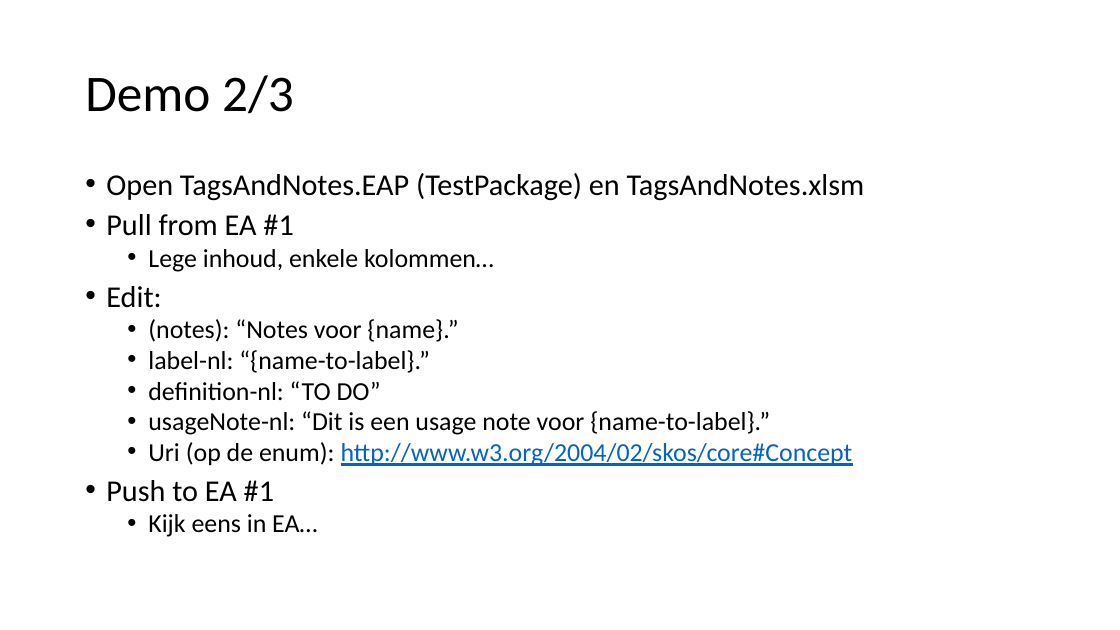
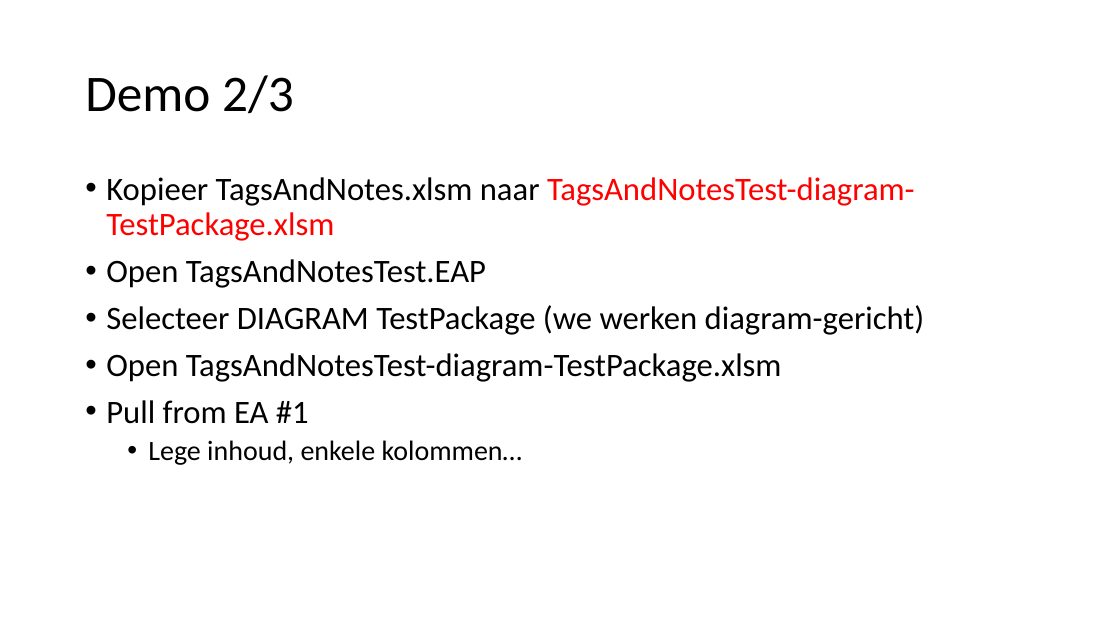
Before and after one commit to Informatievlaanderen/OSLO-allerleiTooltjes, a slide deck: slide 6 of EA-Excel/TagsAndNotes/pptx/TagsAndNotes.pptx. Drawn at 1120x630 pixels with LibreOffice and Linux fonts; fonts in the diff are those of the drawing. Boxes give left, top, right and bottom in pixels: in the first picture for what was removed or moved away, otherwise in the second. Text is boxed around its words. In the diff, an @@ line names an element or a change of style, - is before the commit and + after.

Commit message:
+ diagram-gericht werken

```diff
--- a/EA-Excel/TagsAndNotes/pptx/TagsAndNotes.pptx
+++ b/EA-Excel/TagsAndNotes/pptx/TagsAndNotes.pptx
@@ text at box(106, 177, 925, 382): text changed; size 25.9 to 28 pt @@
-• Open TagsAndNotes.EAP (TestPackage) en TagsAndNotes.xlsm
+• Kopieer TagsAndNotes.xlsm naar TagsAndNotesTest-diagram-TestPackage.xlsm
+• Open TagsAndNotesTest.EAP
+• Selecteer DIAGRAM TestPackage (we werken diagram-gericht)
+• Open TagsAndNotesTest-diagram-TestPackage.xlsm
@@ text at box(106, 286, 853, 537): paragraphs removed @@
-• Edit:
-  • (notes): “Notes voor {name}.”
-  • label-nl: “{name-to-label}.”
-  • definition-nl: “TO DO”
-  • usageNote-nl: “Dit is een usage note voor {name-to-label}.”
-  • Uri (op de enum): http://www.w3.org/2004/02/skos/core#Concept
-• Push to EA #1
-  • Kijk eens in EA…
@@ text at box(106, 400, 522, 465): size 25.9 to 28 pt in "Pull from EA #1"; size 22.2 to 24 pt in "Lege inhoud, enkele kolommen…"; line spacing 0.8 to 0.9 @@
```
Also in this commit, not shown: 5 other slides changed, 6 other files.
